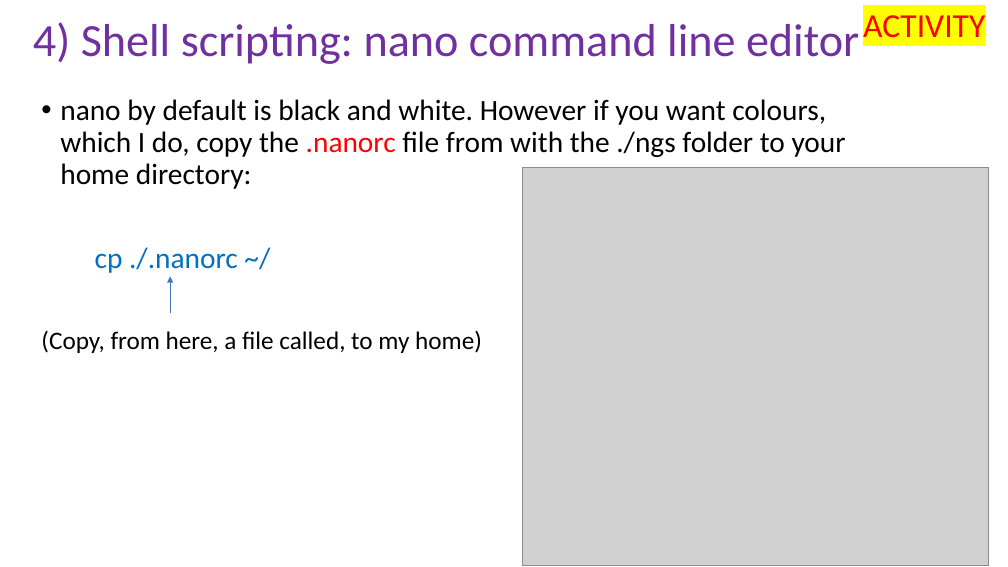
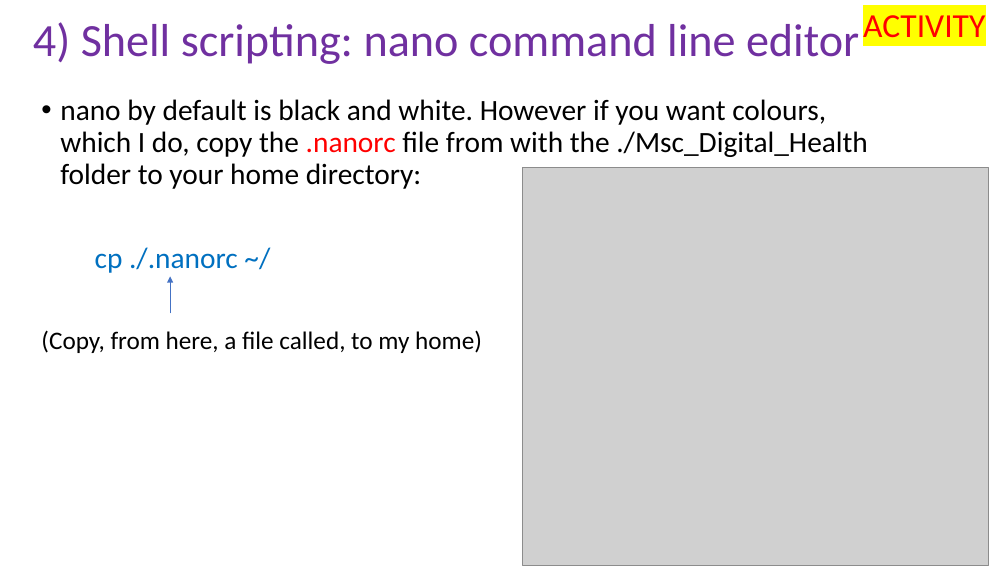
Before and after one commit to peterthorpe5/Msc_Digital_Health, a slide deck: slide 7 of powerpoint/4_Shell_scripting.pptx. Drawn at 1008x567 pixels with LibreOffice and Linux fonts; fonts in the diff are those of the drawing; grey boxes stand for pictures. Boxes give left, top, right and bottom in pixels: in the first picture for what was removed or moved away, otherwise in the second. Text is boxed around its words. In the diff, an @@ line names an element or a change of style, - is before the commit and + after.

```diff
--- a/powerpoint/4_Shell_scripting.pptx
+++ b/powerpoint/4_Shell_scripting.pptx
@@ text at <box>60,99,868,189</box>: text changed @@
-• nano by default is black and white. However if you want colours, which I do, copy the .nanorc file from with the ./ngs folder to your home directory:
+• nano by default is black and white. However if you want colours, which I do, copy the .nanorc file from with the ./Msc_Digital_Health folder to your home directory:
```
Also in this commit, not shown: 6 other slides changed, 6 other files.
